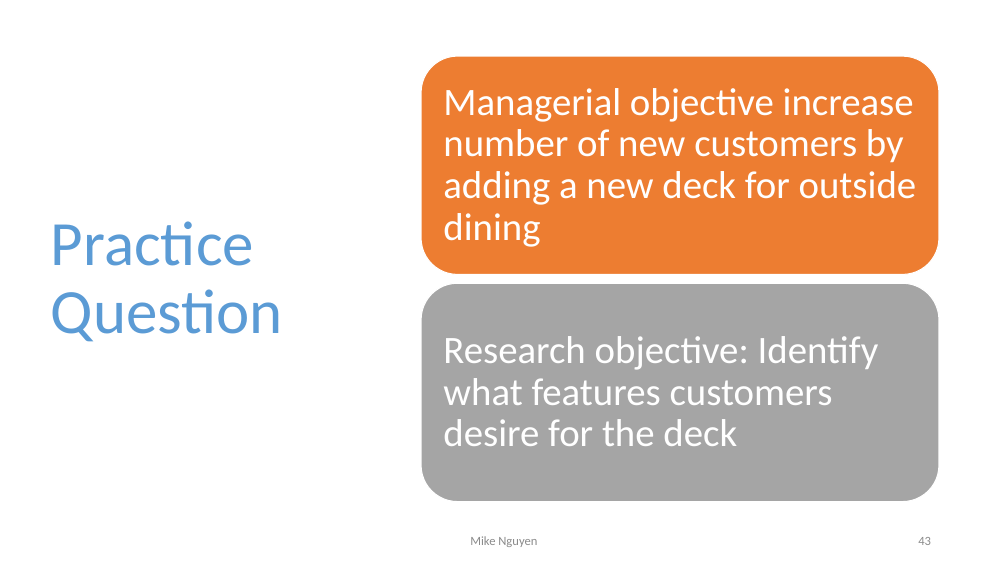
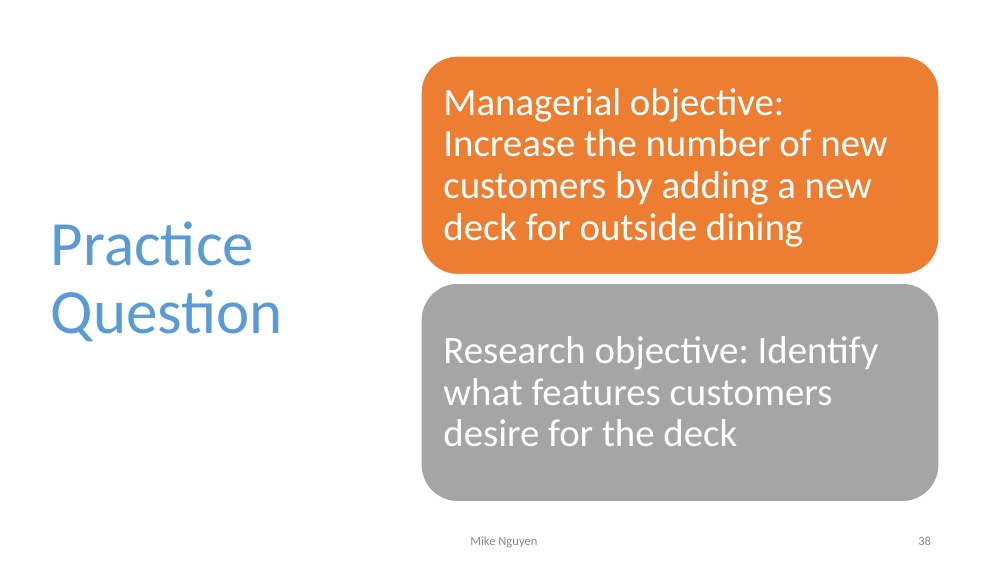
Before and after one commit to mikenguyen13/mar4050, a slide deck: slide 38 of lectures/1/2_Marketing Research Process.pptx (slide 43 before the commit). Drawn at 1008x567 pixels with LibreOffice and Linux fonts; fonts in the diff are those of the drawing. Boxes give left, top, right and bottom in pixels: in the first picture for what was removed or moved away, otherwise in the second. Text is boxed around its words. In the diff, an @@ line names an element or a change of style, - is before the commit and + after.

```diff
--- a/lectures/1/2_Marketing Research Process.pptx
+++ b/lectures/1/2_Marketing Research Process.pptx
@@ text at bbox=[443, 88, 887, 247]: text changed @@
-Managerial objective increase number of new customers by adding a new deck for outside dining
+Managerial objective: Increase the number of new customers by adding a new deck for outside dining
@@ page number at bbox=[918, 536, 931, 545]: text changed @@
-43
+38
```
Also in this commit, not shown: 10 other slides changed, 3 slides added, 2 slides removed, 3 other files.
